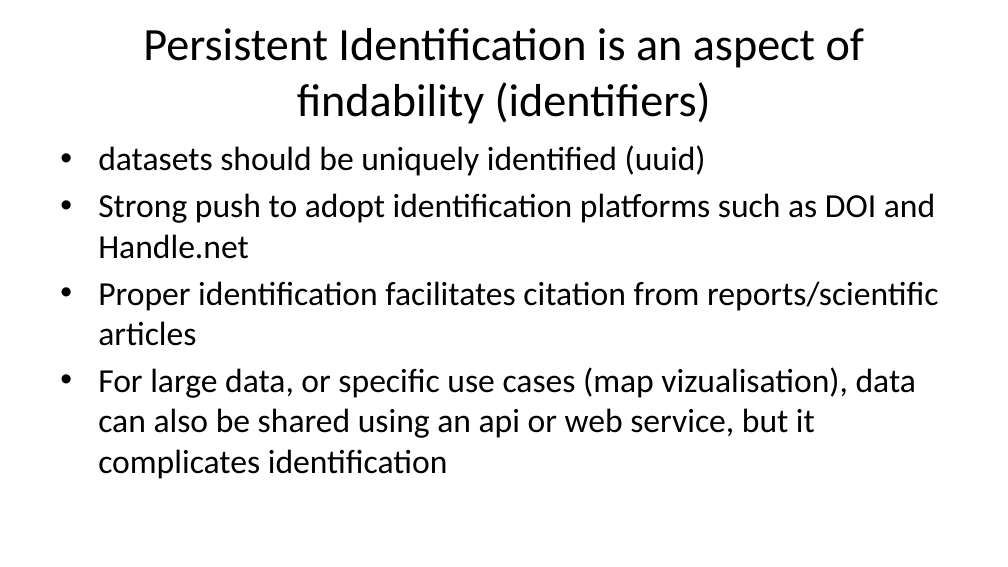
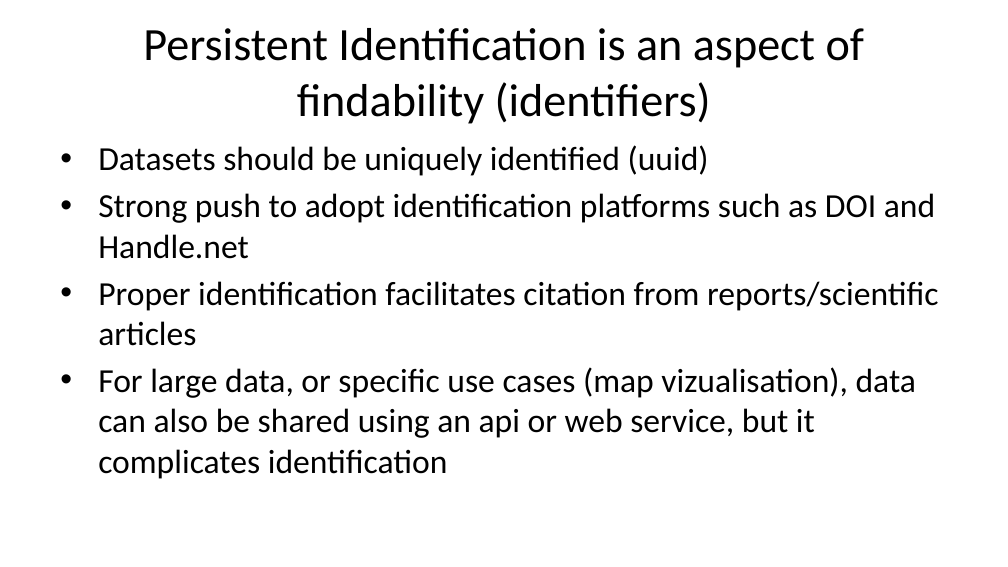
Before and after one commit to pvgenuchten/slides, a slide deck: slide 15 of slides/2026-soil-information-systems-for-decision-making-in-africa.pptx (slide 13 before the commit). Drawn at 1008x567 pixels with LibreOffice and Linux fonts; fonts in the diff are those of the drawing. Boxes give left, top, right and bottom in pixels: in the first picture for what was removed or moved away, otherwise in the second. Text is boxed around its words. In the diff, an @@ line names an element or a change of style, - is before the commit and + after.

```diff
--- a/slides/2026-soil-information-systems-for-decision-making-in-africa.pptx
+++ b/slides/2026-soil-information-systems-for-decision-making-in-africa.pptx
@@ text at (98, 145, 709, 176): text changed @@
-• datasets should be uniquely identified (uuid)
+• Datasets should be uniquely identified (uuid)
```
Also in this commit, not shown: 8 other slides changed, 3 slides added, 1 slide removed, 44 other files.
